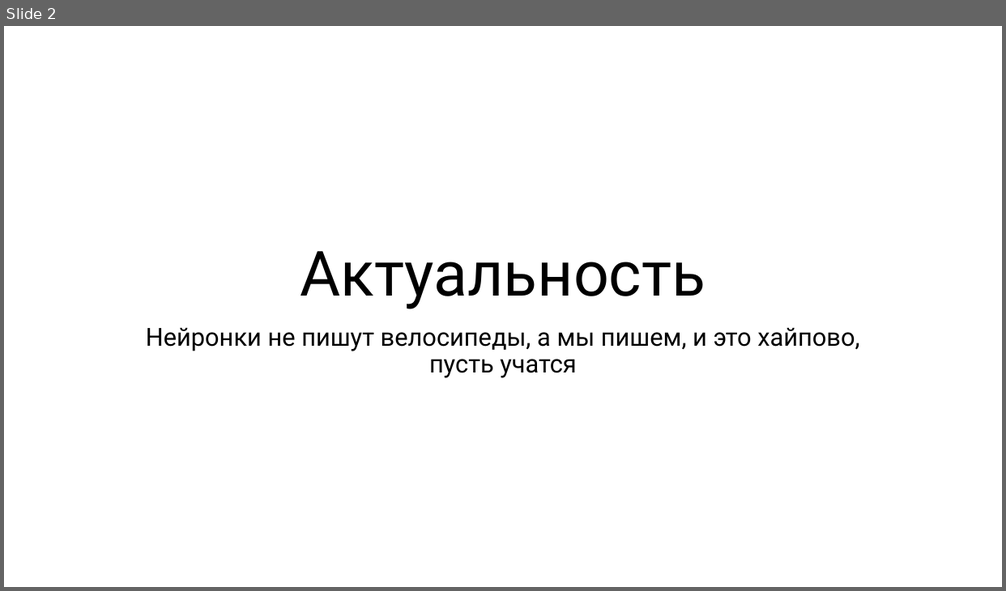
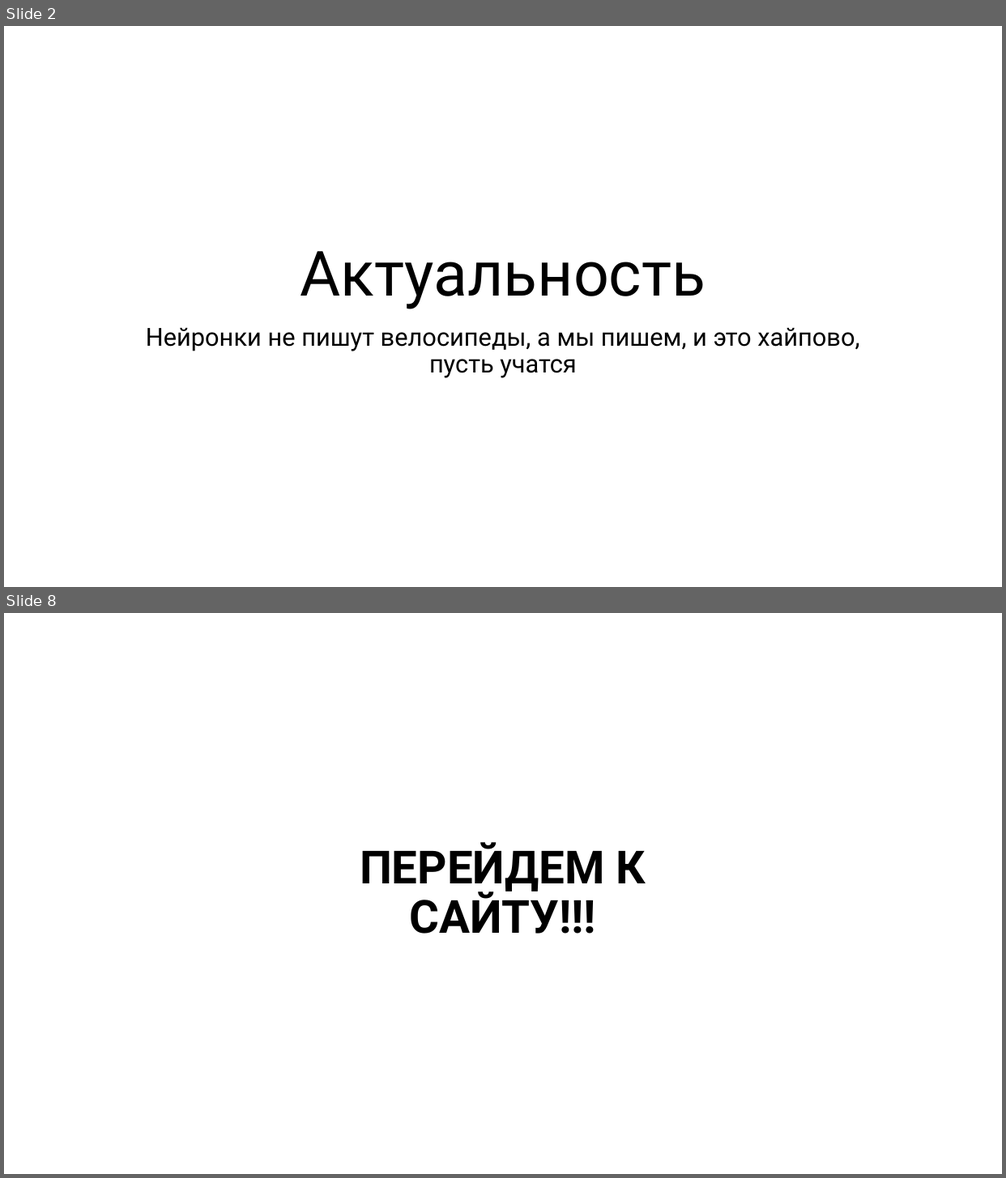
Before and after one commit to nais2008/bezumhack, a slide deck: Я даже запустить не могу.pptx. Shown one above the other, each under a label of ours: slide 2 before the commit, slides 2 and 8 after it; the slides between them are not shown. The pictures are 1006x591 and 1006x1178 pixels, drawn with LibreOffice and Linux fonts; fonts in the diff are those of the drawing. Boxes give left, top, right and bottom in pixels: in the first picture for what was removed or moved away, otherwise in the second. Text is boxed around its words. In the diff, an @@ line names an element or a change of style, - is before the commit and + after.

```diff
--- a/Я даже запустить не могу.pptx
+++ b/Я даже запустить не могу.pptx
@@ slide 8 added at (4,613,1002,1174), background #FFFFFF @@
@@ title added at (360,842,646,934), 44 pt, text #000000, bold @@
+ПЕРЕЙДЕМ К САЙТУ!!!
```
Also in this commit, not shown: 2 slides changed, 3 other slides added, 1 other file.
